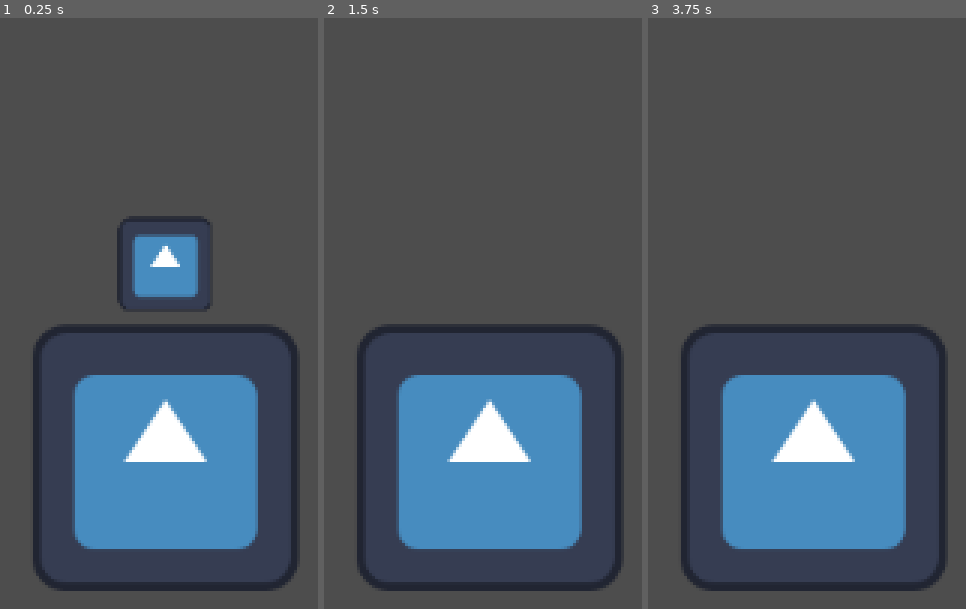
Above: before the commit, frames 1-3 (left to right).
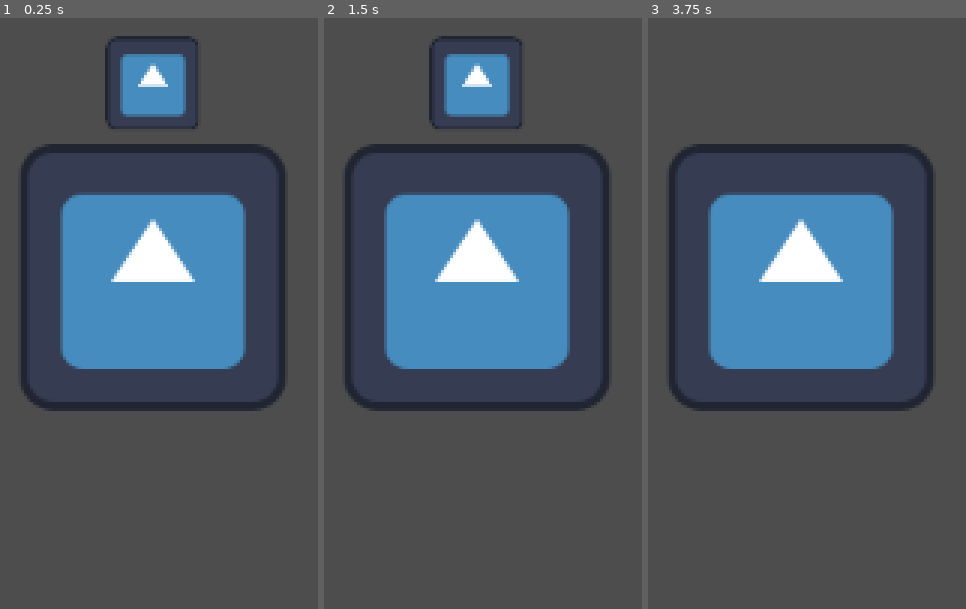
Above: after the commit, the same moments.

Repository: LeonardoSeijiNakayama/DACC_Station2-G1
Game: Godot game, scene res://Stations/Mina_Carvao.tscn
Same seed, same stepped clock (60 frames per second), same inputs: the game is played once before the commit and once after it. The engine's default icon, where the game draws it, is replaced by a stand-in: a white triangle on a blue panel in a dark square.
Inputs (mouse positions are in pixels of both pictures, inside the frame that each line leads up to):
- Up to frame 1 (0.25 s): no input
- Up to frame 2 (1.5 s): tap Enter (ui_accept) at 0.5, 1.35 s; move the mouse to (489, 455) at 0.52 s; hold Enter (ui_accept) 0.53-1.28 s; move the mouse to (outside the picture) at 1.27 s
- Up to frame 3 (3.75 s): tap Enter (ui_accept) at 1.52, 1.82, 2, 2.85, 3.02, 3.32, 3.5 s; move the mouse to (outside the picture) at 2.02 s; hold Enter (ui_accept) 2.03-2.78 s; move the mouse to (717, 289) at 2.77 s; move the mouse to (outside the picture) at 3.52 s; hold Enter (ui_accept) from 3.53 s (still down)

The runs differ from the first frame. In frame 1, 44% of the frame differs, in the area x 6-95%, y 3-97%; in frame 2, 45%; in frame 3, 42%.

Commit message:
Logica da Mina (Estatica)

Diff:
--- /dev/null
+++ b/Stations/Carvao_Minerio.tscn
@@ -0,0 +1,15 @@
+[gd_scene format=3 uid="uid://c17lqs7k4fdnm"]
+
+[ext_resource type="Texture2D" uid="uid://broq5vvmjixbx" path="res://icon.svg" id="1_i2di6"]
+
+[sub_resource type="CircleShape2D" id="CircleShape2D_i2di6"]
+
+[node name="RigidBody2D" type="RigidBody2D" unique_id=1380866705]
+
+[node name="CollisionShape2D" type="CollisionShape2D" parent="." unique_id=2081501536]
+shape = SubResource("CircleShape2D_i2di6")
+
+[node name="Sprite2D" type="Sprite2D" parent="." unique_id=1769787900]
+modulate = Color(0.3137255, 0.21176471, 0.22745098, 1)
+scale = Vector2(0.09375, 0.09375)
+texture = ExtResource("1_i2di6")
--- a/Stations/Mina.gd
+++ b/Stations/Mina.gd
@@ -5,7 +5,11 @@
 @onready var sprMina = $Mina_Spr
 @onready var sprBotao = $Botao_Spr
 @onready var area = $Area2D
+@onready var timer = $Producao_Timer
+@onready var label = $Produzindo_Label
+var carvao = load("res://Stations/Carvao_Minerio.tscn")
 
+var in_range = false
 
 # Called when the node enters the scene tree for the first time.
 func _ready() -> void:
@@ -14,12 +18,31 @@
 
 # Called every frame. 'delta' is the elapsed time since the previous frame.
 func _process(delta: float) -> void:
-	pass
-
-
+	if in_range:
+		if Input.is_action_pressed("ui_accept"):
+			if timer.is_stopped():
+				sprBotao.visible = false
+				label.visible = true
+				timer.start()
+		elif Input.is_action_just_released("ui_accept"):
+			if !timer.is_stopped():
+				label.visible = false
+				sprBotao.visible = true
+				timer.stop()
+# Quando mouse entra na area da mina, aparece um botao que ele precisa apertar
 func _on_area_2d_mouse_entered() -> void:
+	in_range = true
 	sprBotao.visible = true
 
-
+# Quando mouse sai na area da mina, o botao some
 func _on_area_2d_mouse_exited() -> void:
 	sprBotao.visible = false
+	label.visible = false
+	in_range = false
+	if !timer.is_stopped():
+		timer.stop()
+
+func _on_producao_timer_timeout() -> void:
+	add_child(carvao.instantiate())
+	label.visible = false
+	print("Pronto!")
--- a/Stations/Mina_Carvao.tscn
+++ b/Stations/Mina_Carvao.tscn
@@ -7,7 +7,7 @@
 size = Vector2(130, 128)
 
 [node name="MinaCarvao" type="Node2D" unique_id=2038531751]
-position = Vector2(564, 535)
+position = Vector2(558, 448)
 script = ExtResource("1_sjtkc")
 
 [node name="Area2D" type="Area2D" parent="." unique_id=2101333416]
@@ -23,5 +23,19 @@
 scale = Vector2(0.3515625, 0.3515625)
 texture = ExtResource("2_1s17v")
 
+[node name="Producao_Timer" type="Timer" parent="." unique_id=1362396254]
+one_shot = true
+
+[node name="Produzindo_Label" type="Label" parent="." unique_id=1809674824]
+visible = false
+offset_left = -47.0
+offset_top = -106.0
+offset_right = 55.0
+offset_bottom = -83.0
+text = "Produzindo..."
+horizontal_alignment = 1
+vertical_alignment = 1
+
 [connection signal="mouse_entered" from="Area2D" to="." method="_on_area_2d_mouse_entered"]
 [connection signal="mouse_exited" from="Area2D" to="." method="_on_area_2d_mouse_exited"]
+[connection signal="timeout" from="Producao_Timer" to="." method="_on_producao_timer_timeout"]
--- /dev/null
+++ b/Stations/Minerio.gd
@@ -0,0 +1,12 @@
+# script deve funcionar para os itens coletaveis (Ferro, Carvao, Bola de Canhao)
+extends Node2D
+
+
+# Called when the node enters the scene tree for the first time.
+func _ready() -> void:
+	pass # Replace with function body.
+
+
+# Called every frame. 'delta' is the elapsed time since the previous frame.
+func _process(delta: float) -> void:
+	pass
Not shown, added: Stations/Minerio.gd.uid
